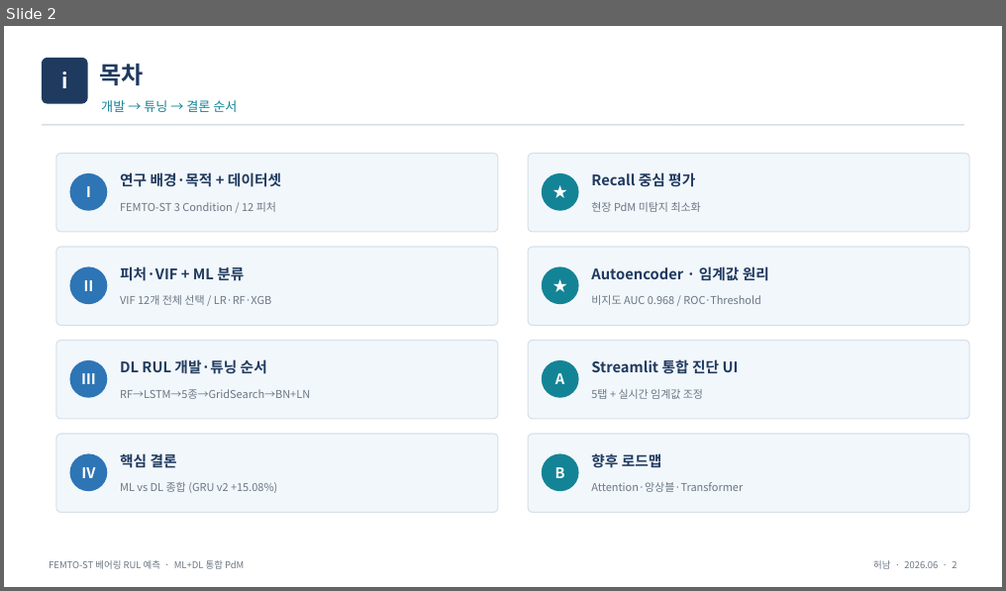
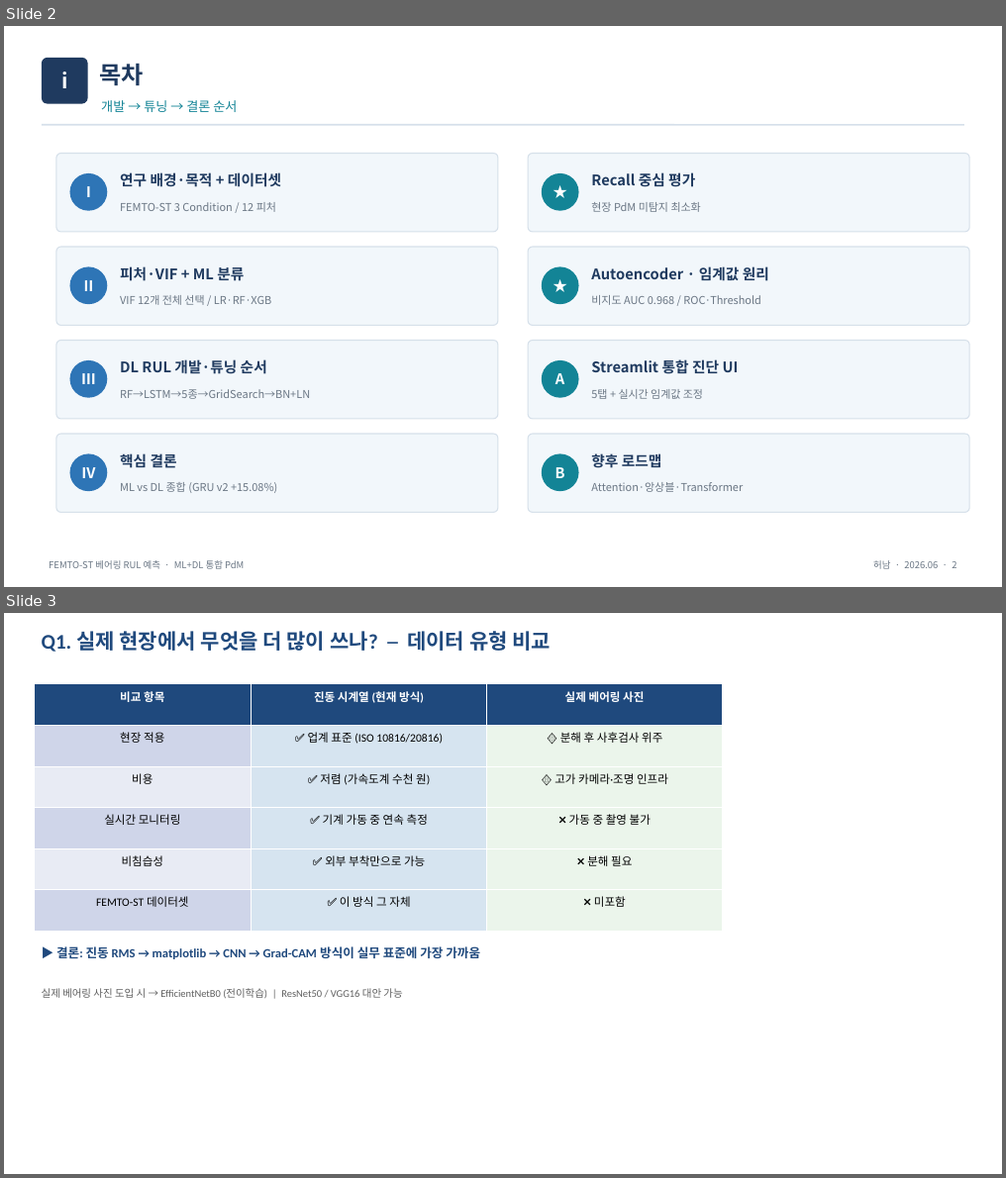
Before and after one commit to vapsnamheo-dev/AISOURCE, a slide deck: Homework/DL_FactoryAutomation/산출물/딥러닝_FEMTO_RUL_발표자료_v2.pptx. Shown one above the other, each under a label of ours: slide 2 before the commit, slides 2 and 3 after it. The pictures are 1006x591 and 1006x1178 pixels, drawn with LibreOffice and Linux fonts; fonts in the diff are those of the drawing. Boxes give left, top, right and bottom in pixels: in the first picture for what was removed or moved away, otherwise in the second. Text is boxed around its words. In the diff, an @@ line names an element or a change of style, - is before the commit and + after.

Commit message:
docs: PPT 슬라이드3 + Word 부록L 추가 — 진동신호 vs 실제베어링사진 비교표

```diff
--- a/Homework/DL_FactoryAutomation/산출물/딥러닝_FEMTO_RUL_발표자료_v2.pptx
+++ b/Homework/DL_FactoryAutomation/산출물/딥러닝_FEMTO_RUL_발표자료_v2.pptx
@@ slide 3 added at box(4, 613, 1002, 1174), background #FFFFFF @@
@@ text added at box(42, 631, 551, 652), 20 pt, text #1F497D, bold @@
+Q1. 실제 현장에서 무엇을 더 많이 쓰나? ─ 데이터 유형 비교
@@ table added at box(34, 684, 723, 931), 6 rows, 3 columns @@
+비교 항목 | 진동 시계열 (현재 방식) | 실제 베어링 사진
+현장 적용 | ✅ 업계 표준 (ISO 10816/20816) | 🔶 분해 후 사후검사 위주
+비용 | ✅ 저렴 (가속도계 수천 원) | 🔶 고가 카메라·조명 인프라
+실시간 모니터링 | ✅ 기계 가동 중 연속 측정 | ❌ 가동 중 촬영 불가
+비침습성 | ✅ 외부 부착만으로 가능 | ❌ 분해 필요
+FEMTO-ST 데이터셋 | ✅ 이 방식 그 자체 | ❌ 미포함
@@ text added at box(56, 947, 480, 959), 12 pt, text #1F497D, bold @@
+▶ 결론: 진동 RMS → matplotlib → CNN → Grad-CAM 방식이 실무 표준에 가장 가까움
@@ text added at box(42, 988, 402, 998), 10 pt, text #606060 @@
+실제 베어링 사진 도입 시 → EfficientNetB0 (전이학습) | ResNet50 / VGG16 대안 가능
```
Also in this commit, not shown: 1 other file.
